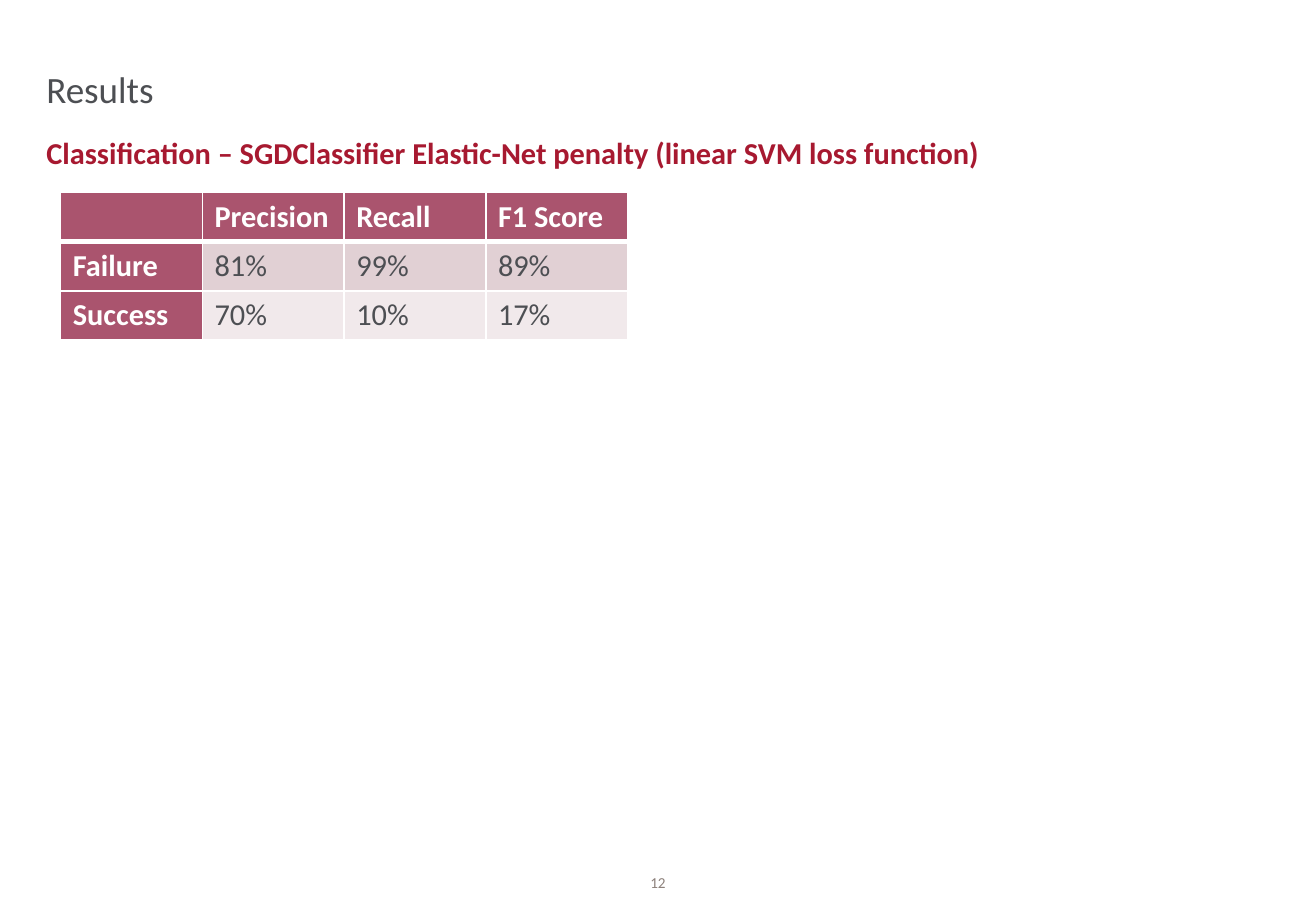
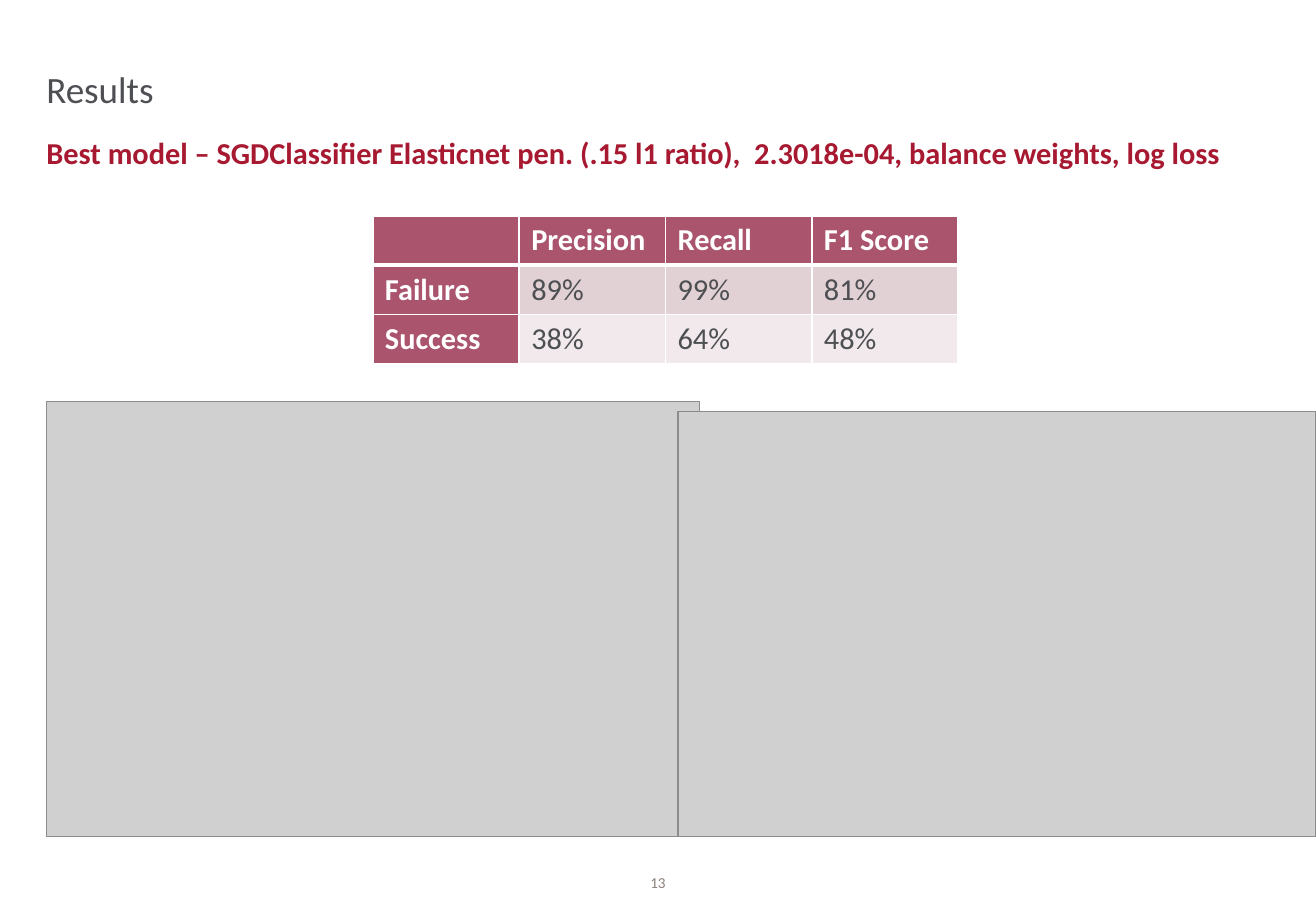
Before and after one commit to lbaligand/PMItest, a slide deck: slide 13 of Presentation.pptx (slide 12 before the commit). Drawn at 1316x911 pixels with LibreOffice and Linux fonts; fonts in the diff are those of the drawing; grey boxes stand for pictures. Boxes give left, top, right and bottom in pixels: in the first picture for what was removed or moved away, otherwise in the second. Text is boxed around its words. In the diff, an @@ line names an element or a change of style, - is before the commit and + after.

```diff
--- a/Presentation.pptx
+++ b/Presentation.pptx
@@ text at (46,141,1220,169): text changed @@
-Classification – SGDClassifier Elastic-Net penalty (linear SVM loss function)
+Best model – SGDClassifier Elasticnet pen. (.15 l1 ratio), 2.3018e-04, balance weights, log loss
@@ table at (373,216,956,365) @@
-row 2, column 2: 81%
+row 2, column 2: 89%
-row 2, column 4: 89%
+row 2, column 4: 81%
-row 3: Success | 70% | 10% | 17%
+row 3: Success | 38% | 64% | 48%
@@ table: place and size @@
-table at (61,192,629,340)
+table at (373,216,956,365)
@@ picture added at (46,402,699,837) @@
@@ picture added at (678,412,1316,837) @@
@@ page number at (650,878,665,888): text changed @@
-12
+13
```
Also in this commit, not shown: 6 other slides changed, 4 slides added, 4 slides removed.
